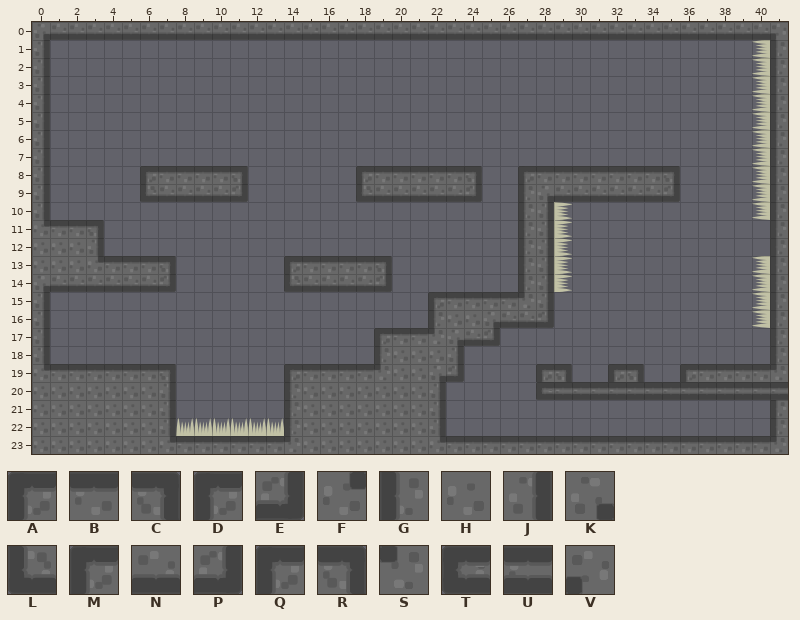
Two states of a Tiled map, Resources/lvl1-4.tmx. That is the earlier state.
Cells are 50x50 px. Shown: x 0..41, y 0..23.
Key: from "eli_tileset": A 0, B 1, C 2, D 2 turned 270, E 2 turned 90, F 3, G 4, H 5, J 6, K 7, L 8, M 8 turned 90, N 9, P 10, Q 10 turned 180, R 10 turned 270, S 11, T 12, U 14, V 15.
_ is an empty cell.
Layers that did not change in this view are not listed.
Layer "Platform" before, first column x 0:
 0 KNNNNNNNNNNNNNNNNNNNNNNNNNNNNNNNNNNNNNNNNV
 1 J________________________________________G
 2 J________________________________________G
 3 J________________________________________G
 4 J________________________________________G
 5 J________________________________________G
 6 J________________________________________G
 7 J________________________________________G
 8 J_____MBBBBC______MBBBBBC__QBBBBBBBC_____G
 9 J_____LNNNNE______LNNNNNE__GKNNNNNNE_____G
10 J__________________________GJ____________G
11 FBBC_______________________GJ____________G
12 HHHJ_______________________GJ____________G
13 HHHFBBBR______MBBBBC_______GJ____________G
14 KNNNNNNP______LNNNNE_______GJ____________G
15 J_____________________ABBBBSJ____________G
16 J_____________________GHHKNNP____________G
17 J__________________ABBSKNP_______________G
18 J__________________GHHHJ_________________G
19 FBBBBBBC______ABBBBSHHKP____DC__DC__DBBBBS
20 HHHHHHHJ______GHHHHHHHJ_____TUUUUUUUUUUUUU
21 HHHHHHHJ______GHHHHHHHJ__________________G
22 HHHHHHHJ______GHHHHHHHJ__________________G
23 HHHHHHHFBBBBBBSHHHHHHHFBBBBBBBBBBBBBBBBBBS
Now the later version:
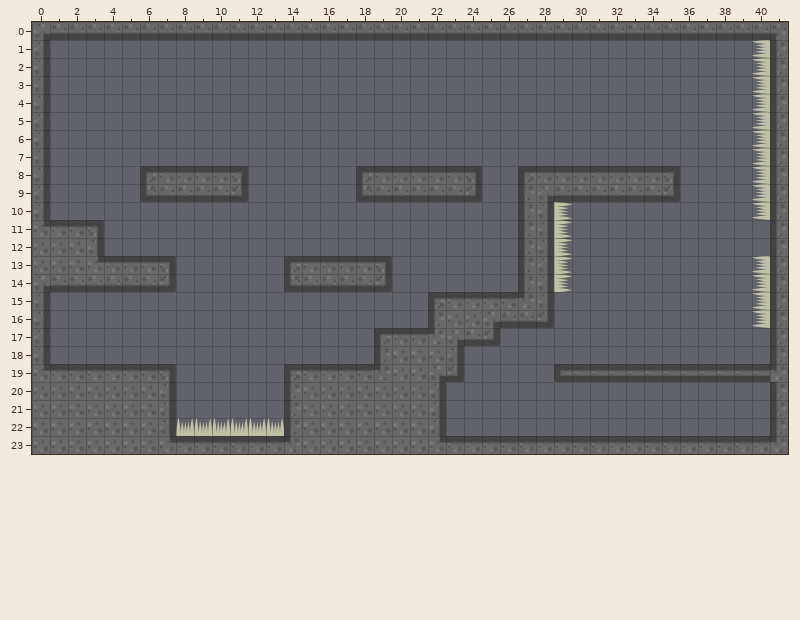
The edit:
Layer "Platform":
The edit turns tile U into tile G in row 20 at x 41.
The edit turns tile C into tile T in row 19 at x 29.
The edit turns tile B into tile U in row 19 at x 37 to 40.
The edit turns tile C into tile U in row 19 at x 33.
The edit turns tile D into tile U in row 19 at x 32 and 36.
There is now tile U in row 19 at x 30 to 31 and 34 to 35.
Tile D is removed in row 19 at x 28.
Tile T is removed in row 20 at x 28.
Tile U is removed in row 20 at x 29 to 40.
Pixel boxes of the changes (left, top, right, bottom) in both pictures:
changed: (536, 364, 788, 400)
